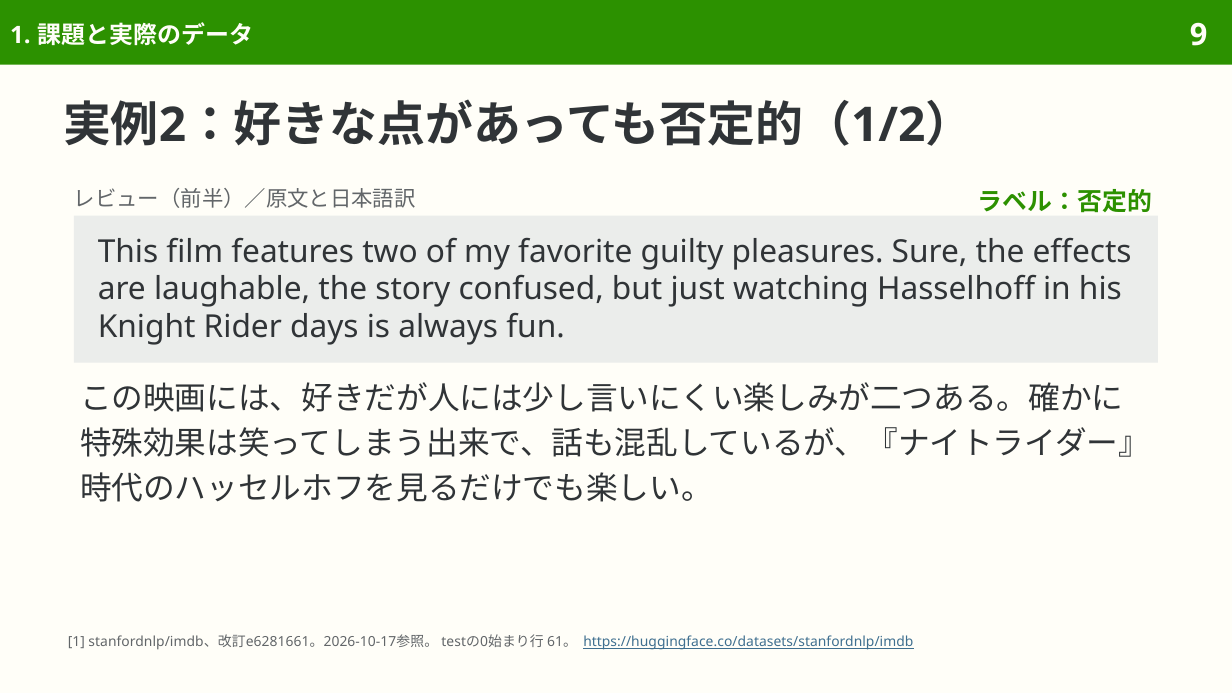
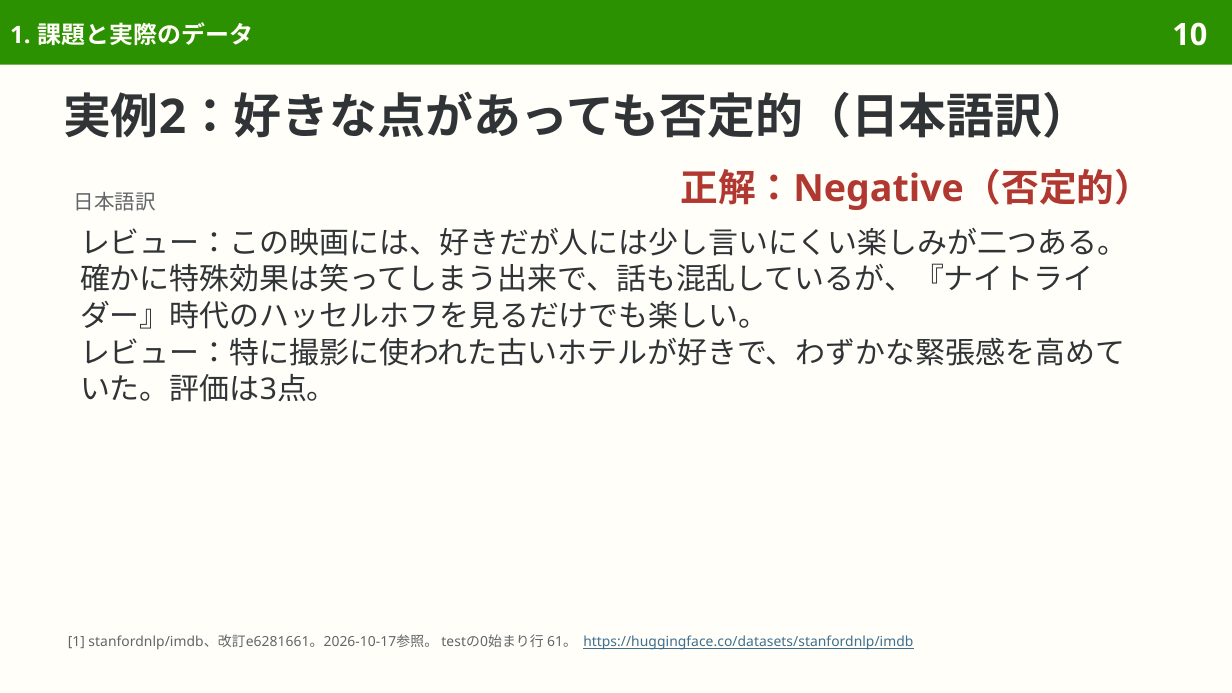
Before and after one commit to sasakiy84/datasets-in-10-minutes, a slide deck: slide 10 of slides/datasets-in-10-minutes-imdb.pptx (slide 9 before the commit). Drawn at 1232x693 pixels with LibreOffice and Linux fonts; fonts in the diff are those of the drawing. Boxes give left, top, right and bottom in pixels: in the first picture for what was removed or moved away, otherwise in the second. Text is boxed around its words. In the diff, an @@ line names an element or a change of style, - is before the commit and + after.

```diff
--- a/slides/datasets-in-10-minutes-imdb.pptx
+++ b/slides/datasets-in-10-minutes-imdb.pptx
@@ page number at (1172, 22, 1207, 46): text changed @@
-9
+10
@@ title at (63, 91, 1090, 138): text changed @@
-実例2：好きな点があっても否定的（1/2）
+実例2：好きな点があっても否定的（日本語訳）
@@ text at (681, 168, 1152, 210): text changed; size 14.5 to 22 pt; text colour #2C9100 to #B13731 @@
-ラベル：否定的
+正解：Negative（否定的）
@@ text at (74, 192, 156, 211): text changed; size 12.5 to 12 pt @@
-レビュー（前半）／原文と日本語訳
+日本語訳
@@ rectangle removed at (74, 216, 1158, 363) @@
-This film features two of my favorite guilty pleasures. Sure, the effects are laughable, the story confused, but just watching Hasselhoff in his Knight Rider days is always fun.
@@ text at (80, 228, 1127, 402): text changed; size 18.5 to 17.5 pt @@
-この映画には、好きだが人には少し言いにくい楽しみが二つある。確かに特殊効果は笑ってしまう出来で、話も混乱しているが、『ナイトライダー』時代のハッセルホフを見るだけでも楽しい。
+レビュー：この映画には、好きだが人には少し言いにくい楽しみが二つある。確かに特殊効果は笑ってしまう出来で、話も混乱しているが、『ナイトライダー』時代のハッセルホフを見るだけでも楽しい。
+レビュー：特に撮影に使われた古いホテルが好きで、わずかな緊張感を高めていた。評価は3点。
```
Also in this commit, not shown: 1 other slide changed, 9 other files.
